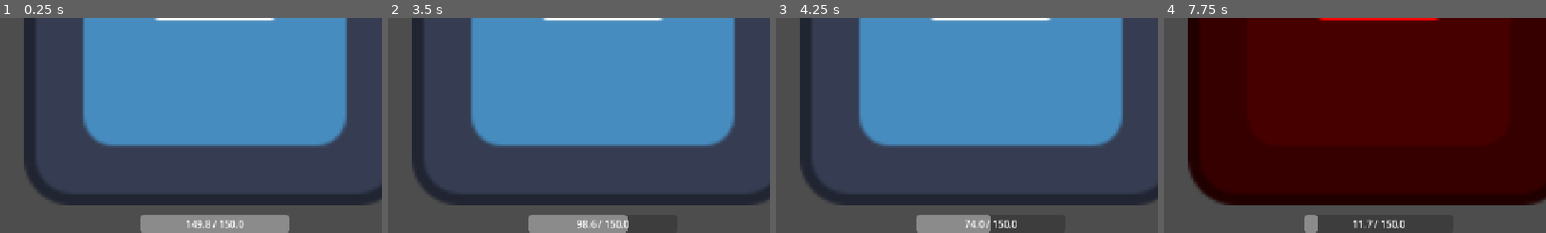
Above: before the commit, frames 1-4 (left to right).
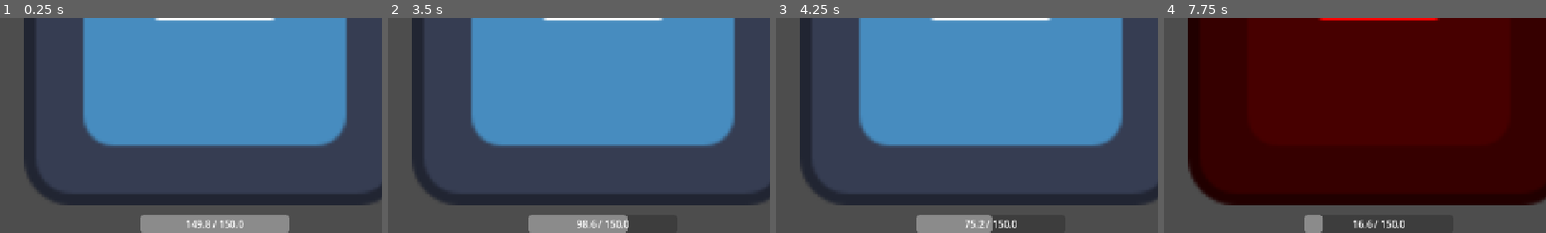
Above: after the commit, the same moments.

Repository: RealityGalaxy/gmtk-26
Game: Godot game, scene res://Gameplay/Main/main_scene.tscn
Two runs of this game, one before a commit and one after it. Both use one fixed random seed, a clock stepped at 60 frames per second and the inputs below. The engine's default icon, where the game draws it, is replaced by a stand-in: a white triangle on a blue panel in a dark square.
Inputs:
- Up to frame 1 (0.25 s): no input
- Up to frame 2 (3.5 s): hold A (attack) 0.53-1.28 s; tap B (block) at 0.8, 1.35, 2.3, 2.85 s; tap Enter at 1.25 s; tap A (attack) at 1.55, 3.05 s; hold A (attack) 2.03-2.78 s
- Up to frame 3 (4.25 s): hold A (attack) from 3.53 s (still down); tap B (block) at 3.8 s
- Up to frame 4 (7.75 s): release A (attack) at 4.28 s; tap B (block) at 4.35, 5.3, 5.85, 6.8, 7.35 s; tap A (attack) at 4.55, 6.05, 7.55 s; hold A (attack) 5.03-5.78 s; hold A (attack) 6.53-7.28 s
The pictures show only the part of the screen within x 22-72%, y 50-100%; the shares and areas given below are measured in that part.

Frames 1-2 are identical in both runs. In frame 3, 0.1% of the frame differs, in the area x 51-57%, y 91-100%; in frame 4, 0.2%, in the area x 39-55%, y 91-100%.

Commit message:
implement late block

Diff:
--- a/Player/player/player.gd
+++ b/Player/player/player.gd
@@ -25,6 +25,7 @@
 var last_blocked_time: float = -1
 var block_timer: SceneTreeTimer
 var last_attack_time: float = -1
+var last_attack_dmg: float = -1
 
 func on_enemy_attack(hit_damage: float) -> void:
 	var current_time: float = Time.get_ticks_msec()
@@ -33,11 +34,22 @@
 		block_timer.timeout.disconnect(fail_block)
 		block_timer = null
 		return
-	health_bar.update_health(-hit_damage)
+	last_attack_dmg = hit_damage
+	get_tree().create_timer(timing_window_ms/1000.0).timeout.connect(take_hit)
+
+func take_hit() -> void:
+	var current_time: float = Time.get_ticks_msec()
+	if (current_time - last_blocked_time) < timing_window_ms:
+		if block_timer:
+			block_timer.timeout.disconnect(fail_block)
+			block_timer = null
+		return
+	health_bar.update_health(-last_attack_dmg)
 
 func block() -> void:
 	if block_timer:
 		fail_block()
+		return
 	last_blocked_time = Time.get_ticks_msec()
 	block_timer = get_tree().create_timer(timing_window_ms/1000.0)
 	block_timer.timeout.connect(fail_block)
